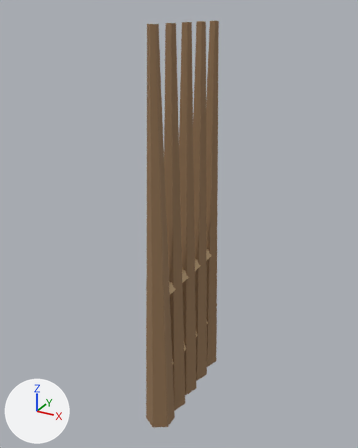
Before and after pictures for a commit that changed the glTF model assets/3d/models/palisade_01.glb.
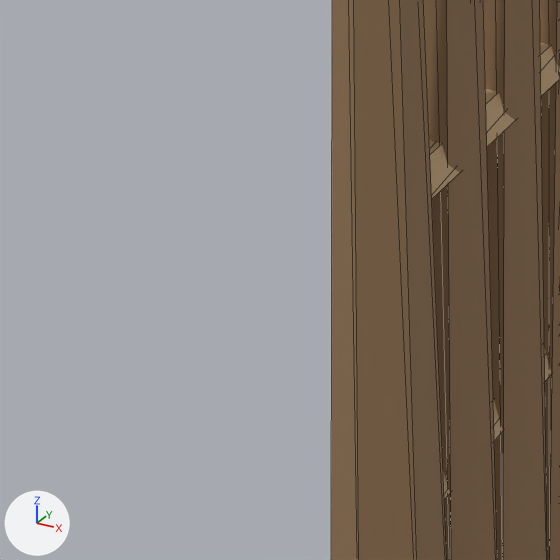
Each version appears first whole from a camera (50 mm lens) standing at (0.977, -1.586, 1.857) and looking at (-0.031, 0.246, 0.941), and next in a close-up on the part from 19% to 56% of the width and 56% to 85% of the height. The lights are fixed; the arrows at lower left show +X, +Y and +Z. The older version's two pictures come first. The close-ups show mesh edges as thin lines. Vertices at exactly the same position are counted once.

Names of what the first close-up shows: 'palisade_01'.
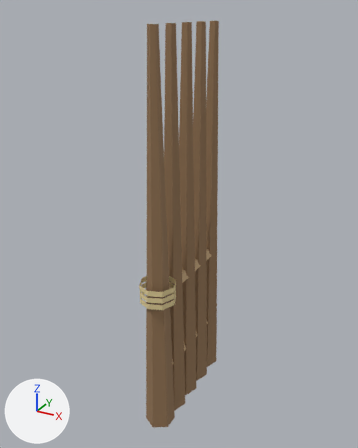
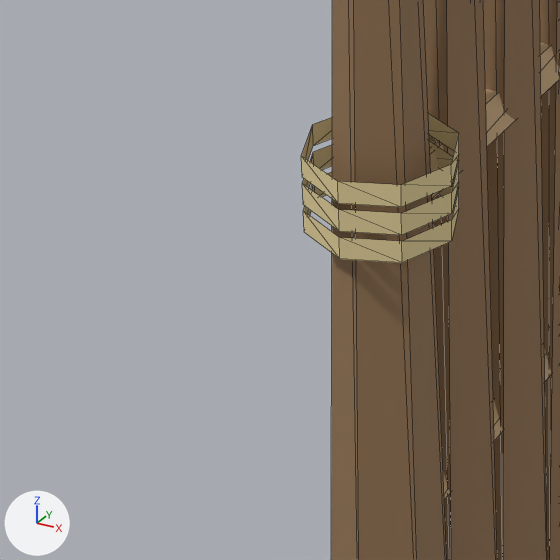
Pixel boxes [x1, y1, x2, y2] of what changed, in the close-ups (560 x 560 px):
'palisade_01', reshaped: before [331, 0, 560, 560]; after [301, 0, 560, 560]
part 1 of me_palisade_01, added (beige): after [303, 172, 459, 263]
part 2 of me_palisade_01, added (beige): after [302, 141, 459, 235]
part 3 of me_palisade_01, added (beige): after [301, 113, 459, 207]

What the commit changed:
Material 'thatch' (mat_thatch) is new.
Its base color is (0.78, 0.64, 0.33) (beige #e5d19b).
Its roughness is 0.85.
me_palisade_01 is used by ob_palisade_01; location (0.0, 0.0, 0.0).
me_palisade_01 had 72 vertices, 116 faces and spanned x -0.06..0.06, y -0.07..0.56, z 0.0..1.8.
me_palisade_01 now has 120 vertices, 164 faces and spans x -0.08..0.08, y -0.08..0.56, z 0.0..1.8.
me_palisade_01 part 1: a new loose piece of 16 vertices spanning x -0.08..0.08, y -0.08..0.08, z 0.68..0.7, in mat_thatch (beige #e5d19b).
me_palisade_01 part 2: a new loose piece of 16 vertices spanning x -0.08..0.08, y -0.08..0.08, z 0.71..0.73, in mat_thatch (beige #e5d19b).
me_palisade_01 part 3: a new loose piece of 16 vertices spanning x -0.08..0.08, y -0.08..0.08, z 0.74..0.77, in mat_thatch (beige #e5d19b).
Other edits to the shape of me_palisade_01 do not show in these pictures.
me_palisade_01 gains material mat_thatch (beige #e5d19b).
